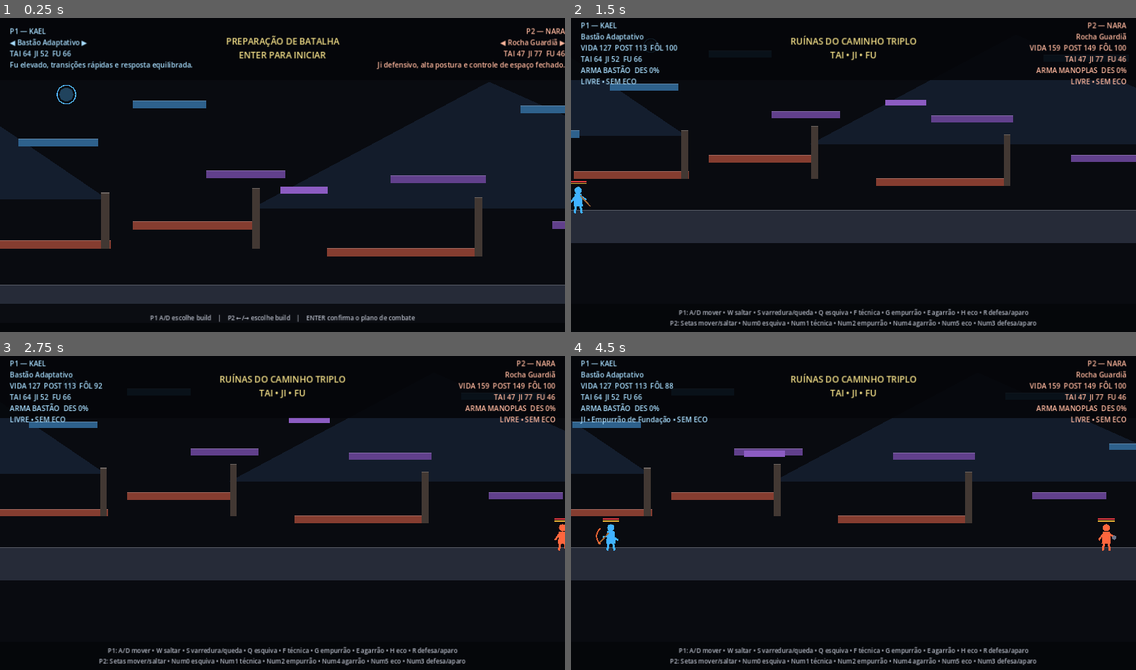
Above: before the commit, frames 1-4 (two rows, left to right).
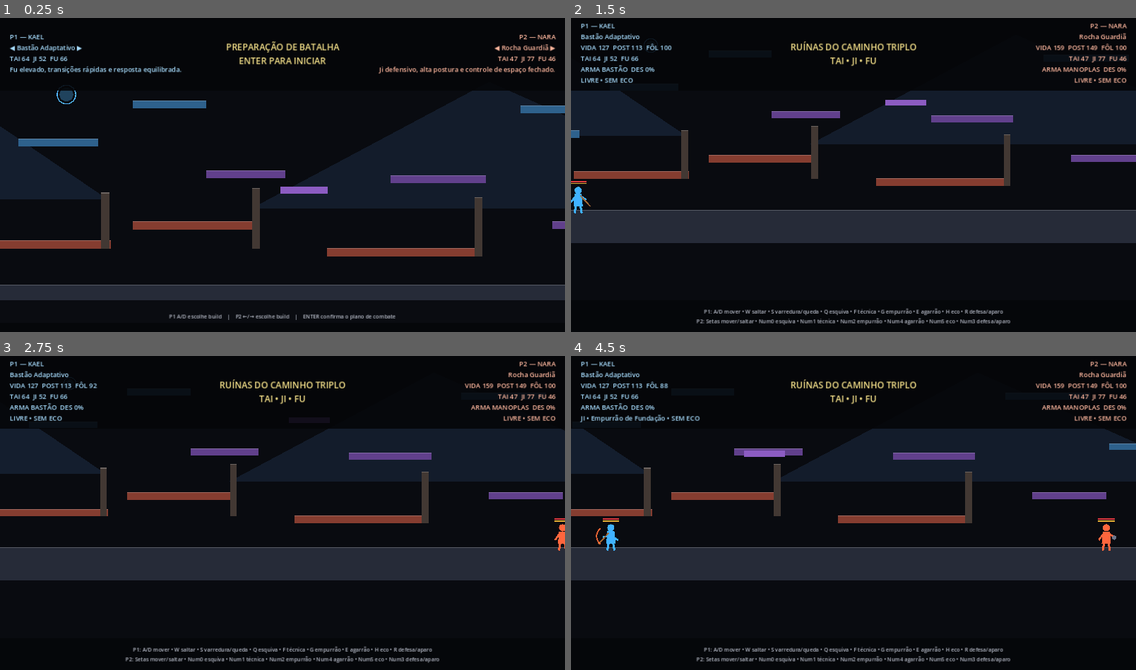
Above: after the commit, the same moments.

Repository: Tehkne-Solutions/taijifu-masters
Game: Godot game, scene res://scenes/main.tscn
Same seed, same stepped clock (60 frames per second), same inputs: the game is played once before the commit and once after it.
Inputs:
- Up to frame 1 (0.25 s): no input
- Up to frame 2 (1.5 s): tap Enter (start_match) at 0.5 s; hold D (p1_right) from 0.53 s (still down); tap F (p1_attack) at 0.6 s; tap W (p1_jump) at 0.77 s; tap R (p1_block) at 1.35 s
- Up to frame 3 (2.75 s): tap W (p1_jump) at 1.52 s; release D (p1_right) at 2.03 s; hold A (p1_left) from 2.03 s (still down); tap Q (p1_dodge) at 2.1 s
- Up to frame 4 (4.5 s): release A (p1_left) at 2.78 s; hold D (p1_right) 2.78-4.28 s; tap H (p1_echo) at 2.85 s; tap W (p1_jump) at 3.02, 3.77 s; tap E (p1_grab) at 3.6 s; hold A (p1_left) from 4.28 s (still down); tap G (p1_push) at 4.35 s

The runs differ from the first frame. In frame 1, 5.5% of the frame differs, in the area x 0-100%, y 3-97%; in frame 2, 5.8%; in frame 3, 5.9%, in the area x 0-99%, y 1-99%; in frame 4, 5.9%.

Commit message:
feat: expand combat HUD for loot and grapple state

Diff:
--- a/scenes/main.tscn
+++ b/scenes/main.tscn
@@ -18,27 +18,27 @@
 
 [node name="TopShade" type="ColorRect" parent="HUD"]
 offset_right = 1280.0
-offset_bottom = 148.0
+offset_bottom = 172.0
 mouse_filter = 2
-color = Color(0.018, 0.023, 0.035, 0.88)
+color = Color(0.018, 0.023, 0.035, 0.9)
 
 [node name="PlayerOne" type="Label" parent="HUD"]
 offset_left = 22.0
-offset_top = 12.0
+offset_top = 8.0
 offset_right = 425.0
-offset_bottom = 140.0
+offset_bottom = 166.0
 theme_override_colors/font_color = Color(0.66, 0.87, 1, 1)
-theme_override_font_sizes/font_size = 16
+theme_override_font_sizes/font_size = 15
 text = "P1"
 vertical_alignment = 1
 
 [node name="PlayerTwo" type="Label" parent="HUD"]
 offset_left = 855.0
-offset_top = 12.0
+offset_top = 8.0
 offset_right = 1258.0
-offset_bottom = 140.0
+offset_bottom = 166.0
 theme_override_colors/font_color = Color(1, 0.72, 0.62, 1)
-theme_override_font_sizes/font_size = 16
+theme_override_font_sizes/font_size = 15
 text = "P2"
 horizontal_alignment = 2
 vertical_alignment = 1
@@ -47,7 +47,7 @@
 offset_left = 425.0
 offset_top = 20.0
 offset_right = 855.0
-offset_bottom = 132.0
+offset_bottom = 158.0
 theme_override_colors/font_color = Color(0.95, 0.87, 0.53, 1)
 theme_override_font_sizes/font_size = 20
 text = "TAIJIFU MASTERS"
@@ -55,19 +55,19 @@
 vertical_alignment = 1
 
 [node name="BottomShade" type="ColorRect" parent="HUD"]
-offset_top = 654.0
+offset_top = 646.0
 offset_right = 1280.0
 offset_bottom = 720.0
 mouse_filter = 2
-color = Color(0.018, 0.023, 0.035, 0.8)
+color = Color(0.018, 0.023, 0.035, 0.82)
 
 [node name="Controls" type="Label" parent="HUD"]
 offset_left = 20.0
-offset_top = 661.0
+offset_top = 651.0
 offset_right = 1260.0
-offset_bottom = 712.0
+offset_bottom = 716.0
 theme_override_colors/font_color = Color(0.75, 0.77, 0.82, 0.95)
-theme_override_font_sizes/font_size = 14
+theme_override_font_sizes/font_size = 12
 text = "P1 e P2 selecionam builds antes da batalha"
 horizontal_alignment = 1
 vertical_alignment = 1
